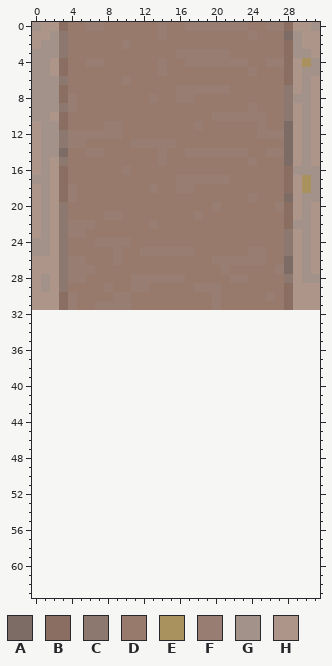
Two versions of one pixel-art sprite, assets/tiles/5a_brick8.png. Above, as it was before the edit.
The file is 320x320 pixels, drawn in blocks of 10x10; one block is one cell here. Colours within 5 levels of each other are drawn and written as one. The old version is drawn lined up with the new one, on the new canvas.
Palette (. is transparent): A #7d6c66  B #8a6e62  C #8d786f  D #977a6b  E #a9925d  F #987e72  G #a3928a  H #ae9589
Pixels before, first column x 0:
 0 GHHBDDFFDDDDDDFDDFFFFFFFDDFFBHHG
 1 HHGCDDDDDDDDDDFDDDDDDDDDFDDDAGHH
 2 HGGCDDDDDDFDDDDDDDDDDDDDDDDDBGHH
 3 GGGCDDDDDDDDDDDDFFFFFFDDDDDDBGGH
 4 GGHBDDFFDDDDDDFDDFFFFFFFDDFFBHEG
 5 GGHBDDDDDDDDDDFDDDDDDDDDFDDDBHGG
 6 GGGCDDDDDDFDDDDDDDDDDDDDDDDDBHGH
 7 GGGBDDDDDDDDDDDDFFFFFFDDDDDDCHGH
 8 GGGBFDDDDDDDDFDDFFDDDDDDDDDDCGGH
 9 GGGCFDDDDDDDDDDDDDDDDDDDFDDDCHGH
10 GGHBDDDDDDDDDDDDDDDDFFFFFFDDCHGH
11 HGGBDDDDFFDDDDDDDDFDDDDDDFDDAHGH
12 HGGCFFFFFFDDDDDDDDDDDDDDDFFFAHGH
13 HGGCFFDDDDDFFFFFDDDDDDDDDDDDAHGH
14 HGGADDFFDDDDDDFDDFFFFFFFDDFFAHGH
15 HGHCDDDDDDDDDDFDDDDDDDDDFDDDAHGH
16 HGHBDDDDDDFDDDDDDDDDDDDDDDDDBGGG
17 GGHBDDDDDDDDDDDDFFFFFFDDDDDDBHEG
18 HGHBFDDDDDDDDFDDFFDDDDDDDDDDBHEG
19 HGHBFDDDDDDDDDDDDDDDDDDDFDDDAHGG
20 HGHCDDDDDDDDDDDDDDDDFDDDDDDFBHGH
21 HGHCDDDDFFDDDDDDDDFDDDDDDDDDBHGH
22 HGHCFFFDDDDDDFDDDDDDDDDDDDDDBGGH
23 HGHCFFDDDDDDDDDDDDDDDDDDDDDDCHGH
24 GGHCDDDFFFFDDDDDDDDDDDDDDDDDCHGH
25 GGHCDDDDDFDDFFFFFFDDDDDDFFDDCHGH
26 HHHCFFDDDFDDDDDDDDDDFFFFFFDDAHGH
27 HHHCFFFDDDDDDDDDDDDDDFDDDDDFAHGH
28 HGHCFFDDDDDFFFFFFDDDDDFFDDDDCHGG
29 HGHCDDDDFDDFFDDDDDFFFDDDDDDDBHHH
30 HHHBFDDDDFFDDDDDDDDDFDDDDDFDBHHH
31 HHHBFDDFFFFDDDDDDDDDFDDDDDDDBHHH
New version:
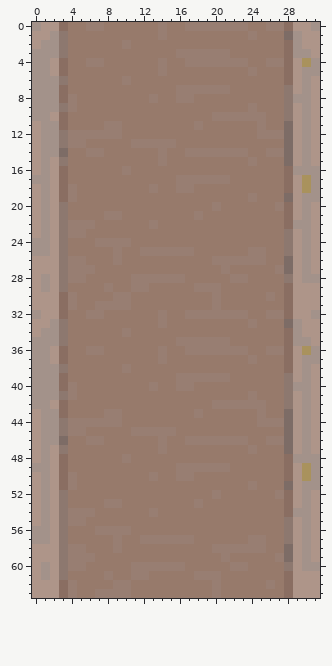
The edit:
canvas 32x32 -> 32x64
y 32: x 0..31 ................................ -> GHHBDDFFDDDDDDFDDFFFFFFFDDFFBHHG
y 33: x 0..31 ................................ -> HHGCDDDDDDDDDDFDDDDDDDDDFDDDAGHH
y 34: x 0..31 ................................ -> HGGCDDDDDDFDDDDDDDDDDDDDDDDDBGHH
y 35: x 0..31 ................................ -> GGGCDDDDDDDDDDDDFFFFFFDDDDDDBGGH
y 36: x 0..31 ................................ -> GGHBDDFFDDDDDDFDDFFFFFFFDDFFBHEG
y 37: x 0..31 ................................ -> GGHBDDDDDDDDDDFDDDDDDDDDFDDDBHGG
y 38: x 0..31 ................................ -> GGGCDDDDDDFDDDDDDDDDDDDDDDDDBHGH
y 39: x 0..31 ................................ -> GGGBDDDDDDDDDDDDFFFFFFDDDDDDCHGH
y 40: x 0..31 ................................ -> GGGBFDDDDDDDDFDDFFDDDDDDDDDDCGGH
y 41: x 0..31 ................................ -> GGGCFDDDDDDDDDDDDDDDDDDDFDDDCHGH
y 42: x 0..31 ................................ -> GGHBDDDDDDDDDDDDDDDDFFFFFFDDCHGH
y 43: x 0..31 ................................ -> HGGBDDDDFFDDDDDDDDFDDDDDDFDDAHGH
y 44: x 0..31 ................................ -> HGGCFFFFFFDDDDDDDDDDDDDDDFFFAHGH
y 45: x 0..31 ................................ -> HGGCFFDDDDDFFFFFDDDDDDDDDDDDAHGH
y 46: x 0..31 ................................ -> HGGADDFFDDDDDDFDDFFFFFFFDDFFAHGH
y 47: x 0..31 ................................ -> HGHCDDDDDDDDDDFDDDDDDDDDFDDDAHGH
y 48: x 0..31 ................................ -> HGHBDDDDDDFDDDDDDDDDDDDDDDDDBGGG
y 49: x 0..31 ................................ -> GGHBDDDDDDDDDDDDFFFFFFDDDDDDBHEG
y 50: x 0..31 ................................ -> HGHBFDDDDDDDDFDDFFDDDDDDDDDDBHEG
y 51: x 0..31 ................................ -> HGHBFDDDDDDDDDDDDDDDDDDDFDDDAHGG
y 52: x 0..31 ................................ -> HGHCDDDDDDDDDDDDDDDDFDDDDDDFBHGH
y 53: x 0..31 ................................ -> HGHCDDDDFFDDDDDDDDFDDDDDDDDDBHGH
y 54: x 0..31 ................................ -> HGHCFFFDDDDDDFDDDDDDDDDDDDDDBGGH
y 55: x 0..31 ................................ -> HGHCFFDDDDDDDDDDDDDDDDDDDDDDCHGH
y 56: x 0..31 ................................ -> GGHCDDDFFFFDDDDDDDDDDDDDDDDDCHGH
y 57: x 0..31 ................................ -> GGHCDDDDDFDDFFFFFFDDDDDDFFDDCHGH
y 58: x 0..31 ................................ -> HHHCFFDDDFDDDDDDDDDDFFFFFFDDAHGH
y 59: x 0..31 ................................ -> HHHCFFFDDDDDDDDDDDDDDFDDDDDFAHGH
y 60: x 0..31 ................................ -> HGHCFFDDDDDFFFFFFDDDDDFFDDDDCHGG
y 61: x 0..31 ................................ -> HGHCDDDDFDDFFDDDDDFFFDDDDDDDBHHH
y 62: x 0..31 ................................ -> HHHBFDDDDFFDDDDDDDDDFDDDDDFDBHHH
y 63: x 0..31 ................................ -> HHHBFDDFFFFDDDDDDDDDFDDDDDDDBHHH
Changed places in both pictures, as pixel boxes (x1, y1, x2, y2):
added: (32, 310, 320, 598)
